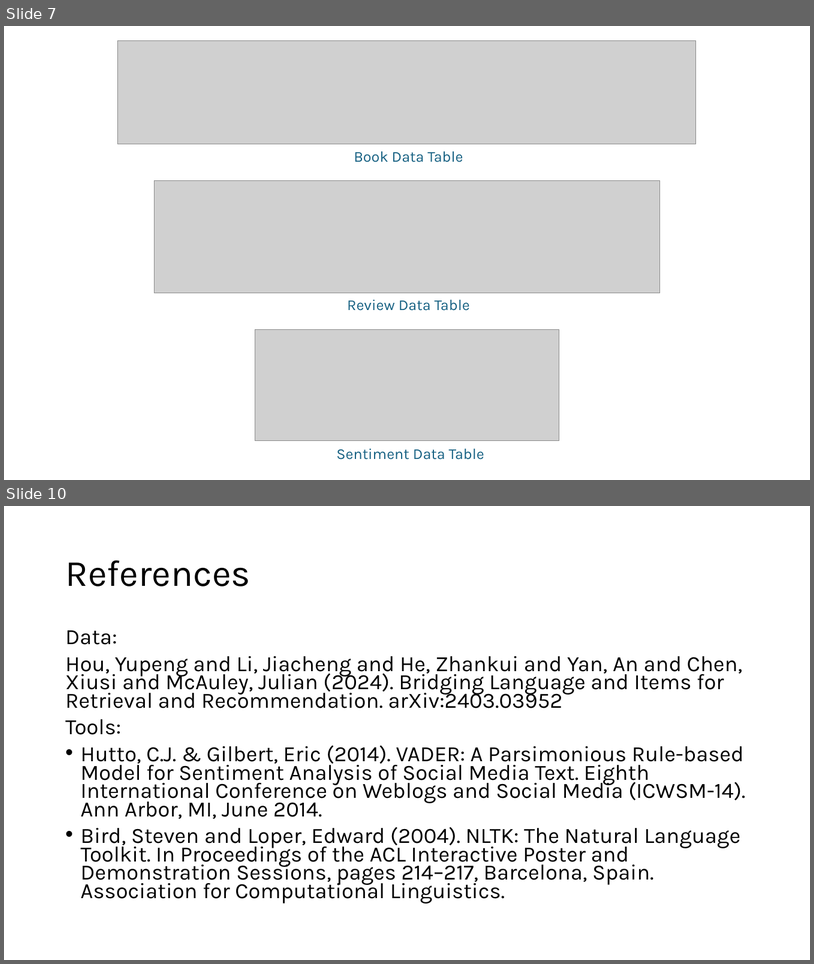
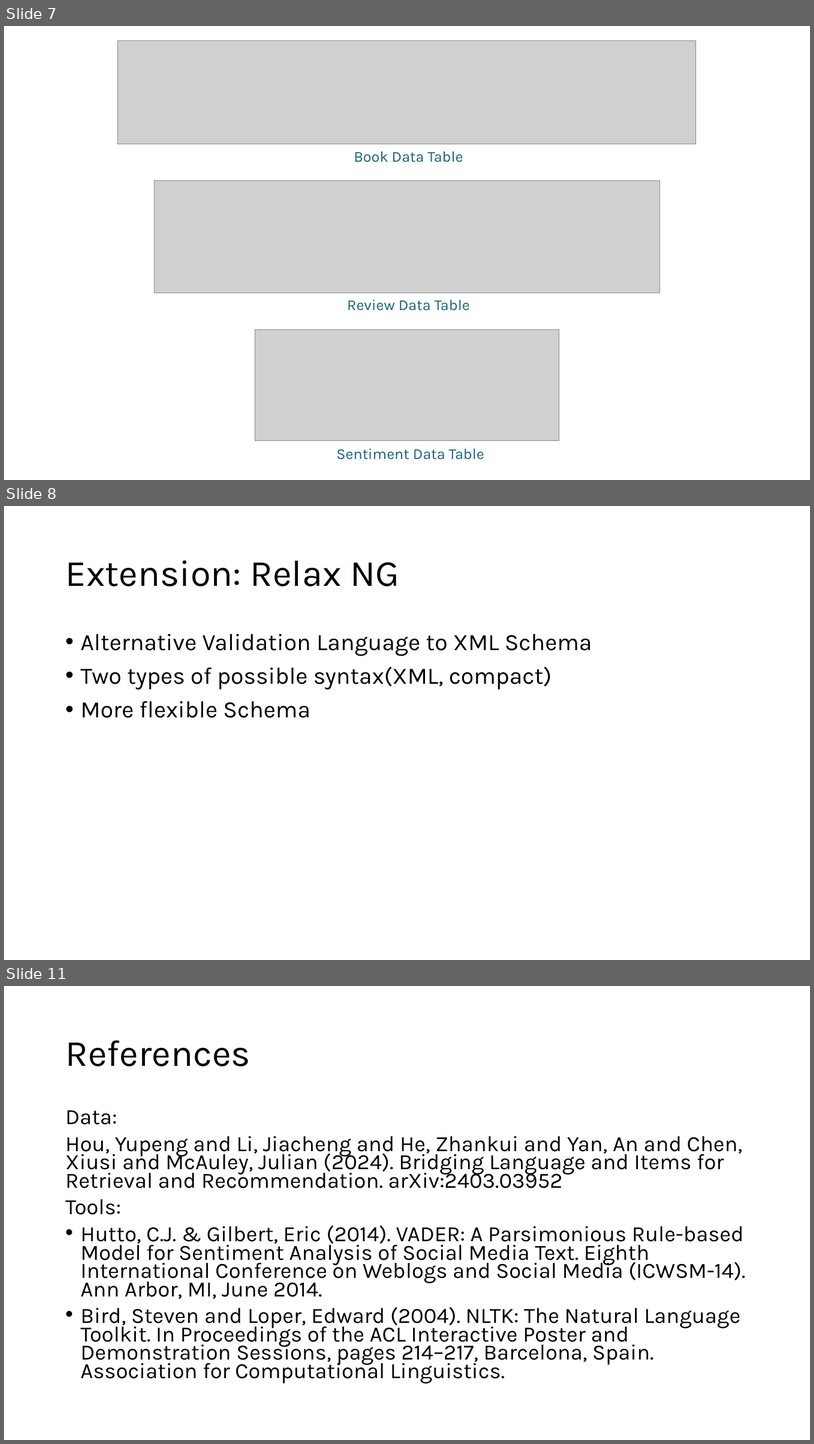
Before and after one commit to Bort1900/text-tech, a slide deck: Book Reviewscope.odp. Shown one above the other, each under a label of ours: slides 7 and 10 before the commit, slides 7, 8 and 11 after it; the slides between them are not shown. The pictures are 814x964 and 814x1444 pixels, drawn with LibreOffice and Linux fonts; fonts in the diff are those of the drawing; grey boxes stand for pictures. Boxes give left, top, right and bottom in pixels: in the first picture for what was removed or moved away, otherwise in the second. Text is boxed around its words. In the diff, an @@ line names an element or a change of style, - is before the commit and + after.

Commit message:
added extension stuff

```diff
--- a/Book Reviewscope.odp
+++ b/Book Reviewscope.odp
@@ slide 8 added at (4,506,810,960), background #FFFFFF @@
@@ title added at (65,560,399,586), 44 pt, text #000000 @@
+Extension: Relax NG
@@ text added at (81,634,593,718), 28 pt, text #000000 @@
+• Alternative Validation Language to XML Schema
+• Two types of possible syntax(XML, compact)
+• More flexible Schema
@@ what was slide 10 is now slide 11 @@
```
Also in this commit, not shown: 3 slides changed, 1 other slide added, 1 slide removed.
